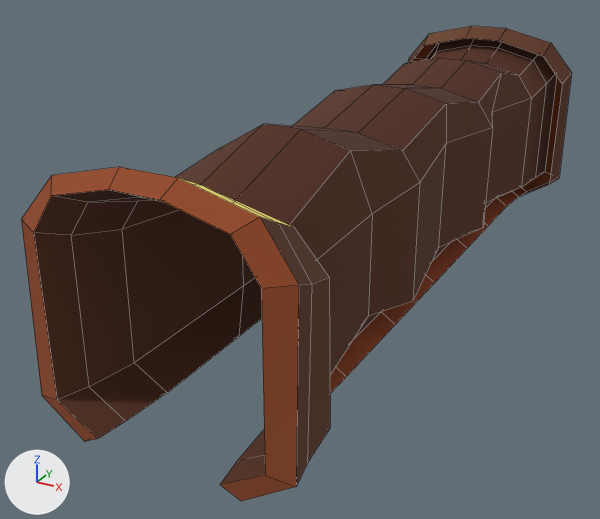
Renders of the FBX model Assets/Art/Models/Inside/Environment/New/WallCorridor.fbx from each side of a commit.
Before and after are seen from a 50 mm lens placed at (4.79, -11.06, 5.54), pointed at (-0.76, -0.97, 0.49). The axes (+X, +Y, +Z) are drawn at lower left. The lights are the same throughout. Mesh edges are drawn as thin lines. Where no turn or scale is listed for an object, it has been applied to the vertices.

The older version as bpy lines, for what is in view:
```python
me_cube_012 = bpy.data.meshes.new('Cube.012')
me_cube_012.from_pydata(...)  # 172 vertices, 155 faces; spans x -1.65..1.65, y -5.49..5.49, z -0.07..3.18
me_cube_012.materials.append(mat_pp_standard_material)  # picture img_pp_color_palette_png
ob_wallcorridor_lod0 = bpy.data.objects.new('WallCorridor_LOD0', me_cube_012)
ob_wallcorridor_lod0.location = (0.0, 0.0, 0.0)
```
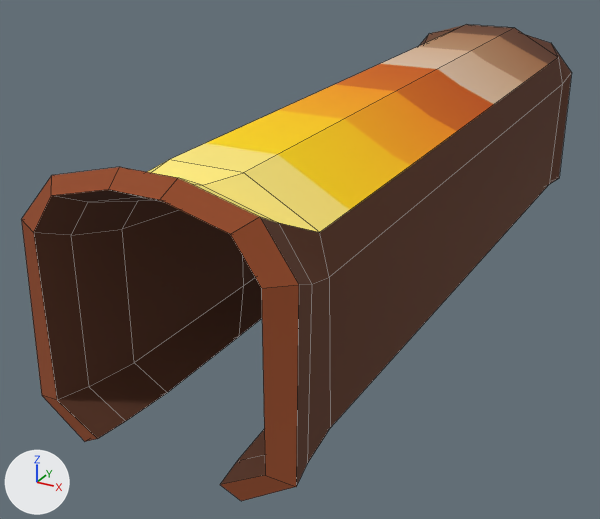
Location of each change, (x1, y1, x2, y2) in pixels of the pictures (600 x 519 px):
'WallCorridor_LOD0', reshaped
    before: (21, 26, 572, 501)
    after: (21, 24, 572, 501)
part 1 of me_cube_012, built on
    before: (215, 26, 572, 284)
    after: (147, 24, 572, 428)

Patch to the scene script:
```diff
--- a/Assets/Art/Models/Inside/Environment/New/WallCorridor.fbx.py
+++ b/Assets/Art/Models/Inside/Environment/New/WallCorridor.fbx.py
@@ me_cube_012 @@
 # used by ob_wallcorridor_lod0; location = (0.0, 0.0, 0.0)
-me_cube_012.from_pydata(...)  # 172 vertices, 155 faces; spans x -1.65..1.65, y -5.49..5.49, z -0.07..3.18
+me_cube_012.from_pydata(...)  # 172 vertices, 164 faces; spans x -1.65..1.65, y -5.49..5.49, z -0.07..3.25
+# me_cube_012 part 1
+# 6 vertices move from x -0.33..1.18, y -4.54..4.9, z 2.59..2.99 to x -0.33..1.46, y -4.54..4.9, z 2.59..3.25
+# 9 new faces join them
 me_cube_012.materials.append(mat_pp_standard_material)
```
